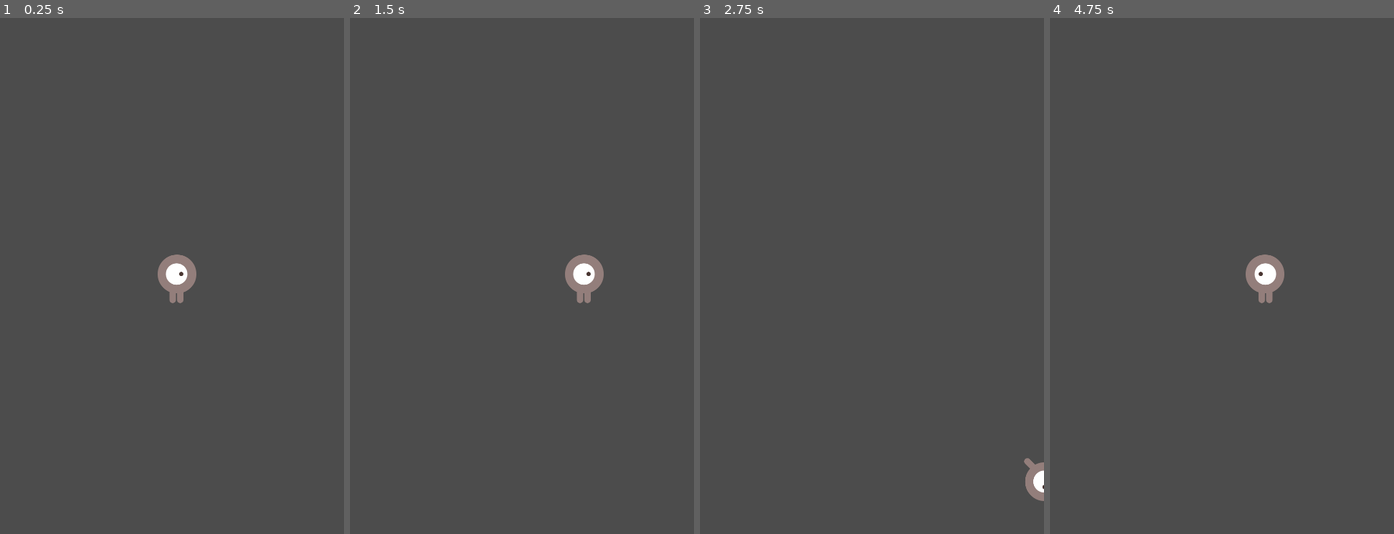
Above: before the commit, frames 1-4 (left to right).
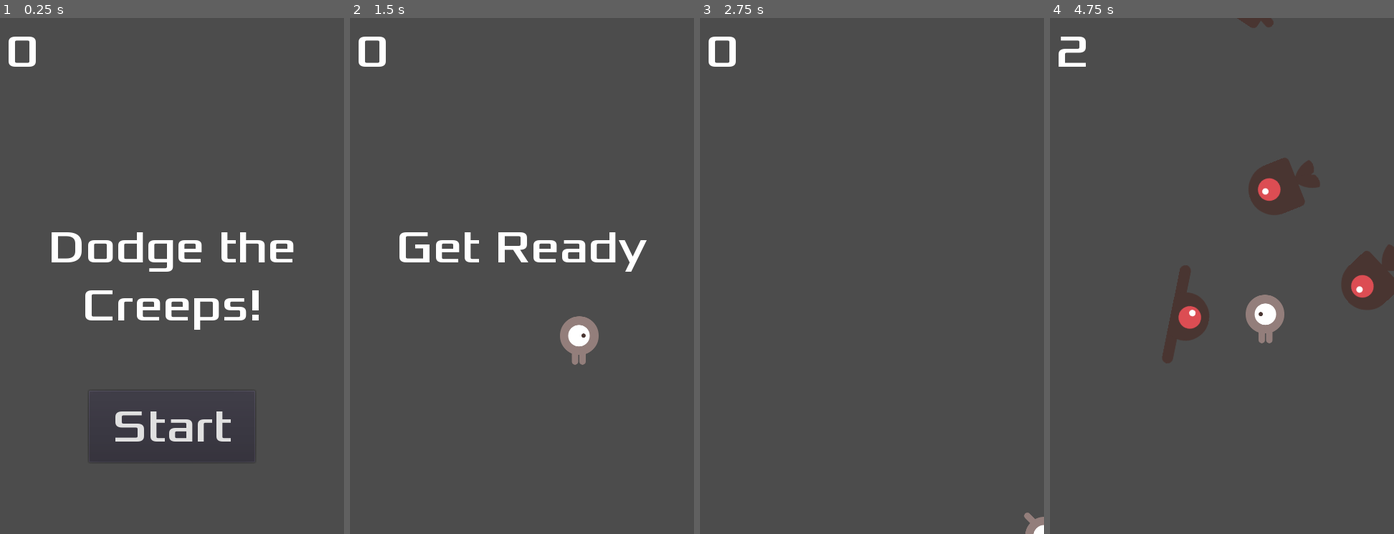
Above: after the commit, the same moments.

Repository: Alexcoti284/DodgeCreeps_AlexC
Game: Godot game, scene res://Escenas/Main.tscn
Same seed, same stepped clock (60 frames per second), same inputs: the game is played once before the commit and once after it. Before the commit the project starts from res://Escenas/Player.tscn.
Inputs (mouse positions are in pixels of both pictures, inside the frame that each line leads up to):
- Up to frame 1 (0.25 s): no input
- Up to frame 2 (1.5 s): click (522, 425) at 0.5 s, where only the run after the commit has a clickable "Start"; tap Enter at 1.25 s; hold Right (Move_right) from 1.28 s (still down)
- Up to frame 3 (2.75 s): release Right (Move_right) at 2.03 s; hold Down (Move_down) from 2.03 s (still down)
- Up to frame 4 (4.75 s): release Down (Move_down) at 2.78 s; hold Right (Move_right) 2.78-3.53 s; hold Up (Move_up) 3.53-4.28 s; hold Left (Move_left) from 4.28 s (still down)

The runs differ from the first frame. In frame 1, 4.7% of the frame differs, in the area x 2-86%, y 3-86%; in frame 2, 3.4%; in frame 3, 0.8%; in frame 4, 5.8%, in the area x 2-100%, y 0-67%.

Commit message:
Joc jugable V1

Diff:
--- /dev/null
+++ b/Escenas/HUD.gd
@@ -0,0 +1,27 @@
+extends CanvasLayer
+signal start_game
+
+func show_message(text):
+	$Message.text = text
+	$Message.show()
+	$MessageTimer.start()
+
+func show_game_over():
+	show_message("Game Over")
+	# Espereu fins que el MessageTimer hagi acabat de comptar.
+	yield($MessageTimer, "timeout")
+	$Message.text = "Dodge the\nCreeps!"
+	$Message.show()
+	# Feu un temporitzador one-shot i espereu que acabi.
+	yield(get_tree().create_timer(1), "timeout")
+	$StartButton.show()
+
+func _on_StartButton_pressed():
+	$StartButton.hide()
+	emit_signal("start_game")
+
+func _on_MessageTimer_timeout():
+	$Message.hide()
+
+func update_score(score):
+	$ScoreLabel.text = str(score)
--- /dev/null
+++ b/Escenas/HUD.tscn
@@ -0,0 +1,50 @@
+[gd_scene load_steps=4 format=2]
+
+[ext_resource path="res://Assets/fonts/Xolonium-Regular.ttf" type="DynamicFontData" id=1]
+[ext_resource path="res://Escenas/HUD.gd" type="Script" id=2]
+
+[sub_resource type="DynamicFont" id=1]
+size = 64
+font_data = ExtResource( 1 )
+
+[node name="HUD" type="CanvasLayer"]
+script = ExtResource( 2 )
+
+[node name="ScoreLabel" type="Label" parent="."]
+margin_left = 8.0
+margin_top = 8.0
+margin_right = 53.0
+margin_bottom = 86.0
+custom_fonts/font = SubResource( 1 )
+text = "0"
+align = 1
+
+[node name="Message" type="Label" parent="."]
+anchor_top = 0.5
+anchor_right = 1.0
+anchor_bottom = 0.5
+margin_top = -79.5
+margin_bottom = 79.5
+custom_fonts/font = SubResource( 1 )
+text = "Dodge the Creeps!"
+align = 1
+autowrap = true
+
+[node name="StartButton" type="Button" parent="."]
+anchor_left = 0.5
+anchor_top = 1.0
+anchor_right = 0.5
+anchor_bottom = 1.0
+margin_left = -116.0
+margin_top = -200.0
+margin_right = 116.0
+margin_bottom = -100.0
+custom_fonts/font = SubResource( 1 )
+text = "Start"
+
+[node name="MessageTimer" type="Timer" parent="."]
+wait_time = 2.0
+one_shot = true
+
+[connection signal="pressed" from="StartButton" to="." method="_on_StartButton_pressed"]
+[connection signal="timeout" from="MessageTimer" to="." method="_on_MessageTimer_timeout"]
--- a/Escenas/Main.tscn
+++ b/Escenas/Main.tscn
@@ -1,29 +1,24 @@
-[gd_scene load_steps=4 format=2]
+[gd_scene load_steps=6 format=2]
 
 [ext_resource path="res://Escenas/Player.tscn" type="PackedScene" id=1]
 [ext_resource path="res://Scripts/Main.gd" type="Script" id=2]
+[ext_resource path="res://Escenas/mob.tscn" type="PackedScene" id=3]
+[ext_resource path="res://Escenas/HUD.tscn" type="PackedScene" id=4]
 
 [sub_resource type="Curve2D" id=1]
 _data = {
-"points": PoolVector2Array( 0, 0, 0, 0, -487, -802, 0, 0, 0, 0, -487, -802, 0, 0, 0, 0, -7, -802, 0, 0, 0, 0, -7, -82, 0, 0, 0, 0, -487, -82, 0, 0, 0, 0, -487, -802 )
+"points": PoolVector2Array( 0, 0, 0, 0, 0, 0, 0, 0, 0, 0, 472, 0, 0, 0, 0, 0, 480, 720, 0, 0, 0, 0, 0, 720, 0, 0, 0, 0, 0, 0 )
 }
 
 [node name="Main" type="Node"]
 script = ExtResource( 2 )
-mob_scene = ExtResource( 1 )
+mob_scene = ExtResource( 3 )
 
 [node name="Player" parent="." instance=ExtResource( 1 )]
 position = Vector2( 247, 352 )
 
 [node name="MobTimer" type="Timer" parent="."]
 wait_time = 0.5
-
-[node name="MobPath" type="Path2D" parent="."]
-position = Vector2( 487, 802 )
-curve = SubResource( 1 )
-
-[node name="MobSpawnLocation" type="PathFollow2D" parent="MobPath"]
-position = Vector2( -487, -802 )
 
 [node name="StartPosition" type="Position2D" parent="."]
 position = Vector2( 240, 450 )
@@ -34,7 +29,15 @@
 
 [node name="ScoreTimer" type="Timer" parent="."]
 
-[connection signal="hit" from="Player" to="." method=" game_over"]
+[node name="MobPath" type="Path2D" parent="."]
+curve = SubResource( 1 )
+
+[node name="MobSpawnLocation" type="PathFollow2D" parent="MobPath"]
+
+[node name="HUD" parent="." instance=ExtResource( 4 )]
+
+[connection signal="body_entered" from="Player" to="Player" method="_on_Player_body_entered"]
 [connection signal="timeout" from="MobTimer" to="." method="_on_MobTimer_timeout"]
 [connection signal="timeout" from="StartTimer" to="." method="_on_StartTimer_timeout"]
 [connection signal="timeout" from="ScoreTimer" to="." method="_on_ScoreTimer_timeout"]
+[connection signal="start_game" from="HUD" to="." method="new_game"]
--- a/Escenas/Mob.tscn
+++ b/Escenas/Mob.tscn
@@ -30,7 +30,7 @@
 radius = 36.0
 height = 28.0
 
-[node name="RigidBody2D" type="RigidBody2D"]
+[node name="RigidBody2D" type="RigidBody2D" groups=["mobs"]]
 position = Vector2( 254, 360 )
 collision_mask = 0
 gravity_scale = 0.0
--- a/Scripts/Main.gd
+++ b/Scripts/Main.gd
@@ -4,24 +4,28 @@
 
 func _ready():
 	randomize()
-	new_game()
-
-func game_over():
-	$ScoreTimer.stop()
-	$MobTimer.stop()
+	#new_game()
 
 func new_game():
 	score = 0
 	$Player.start($StartPosition.position)
 	$StartTimer.start()
+	$HUD.update_score(score)
+	$HUD.show_message("Get Ready")
+	get_tree().call_group("mobs", "queue_free")
+
+func game_over():
+	$ScoreTimer.stop()
+	$MobTimer.stop()
+	$HUD.show_game_over()
 
 func _on_ScoreTimer_timeout():
 	score += 1
+	$HUD.update_score(score)
 
 func _on_StartTimer_timeout():
 	$MobTimer.start()
 	$ScoreTimer.start()
-
 
 func _on_MobTimer_timeout():
 	# Crea una nova instància de l'escena Mob.
@@ -38,7 +42,6 @@
 	mob.rotation = direction
 	# Tria la velocitat de la multitud.
 	var velocity = Vector2(rand_range(150.0, 250.0), 0.0)
-	print(velocity)
 	mob.linear_velocity = velocity.rotated(direction)
 	# Va fer que la multitud s'afegís a l'escena principal.
 	add_child(mob)
--- a/Scripts/Player.gd
+++ b/Scripts/Player.gd
@@ -1,12 +1,13 @@
 extends Area2D
 signal hit
+
 export var speed = 400 # A quina velocitat es mourà el jugador (píxels/seg).
 var screen_size # Mida de la finestra de joc.
 
 func _ready():
 
 	screen_size = get_viewport_rect().size
-	# hide()
+	hide()
 
 
 func _process(delta):
--- a/project.godot
+++ b/project.godot
@@ -11,7 +11,7 @@
 [application]
 
 config/name="DodgeTheCreeps"
-run/main_scene="res://Escenas/Player.tscn"
+run/main_scene="res://Escenas/Main.tscn"
 config/icon="res://icon.png"
 
 [display]
